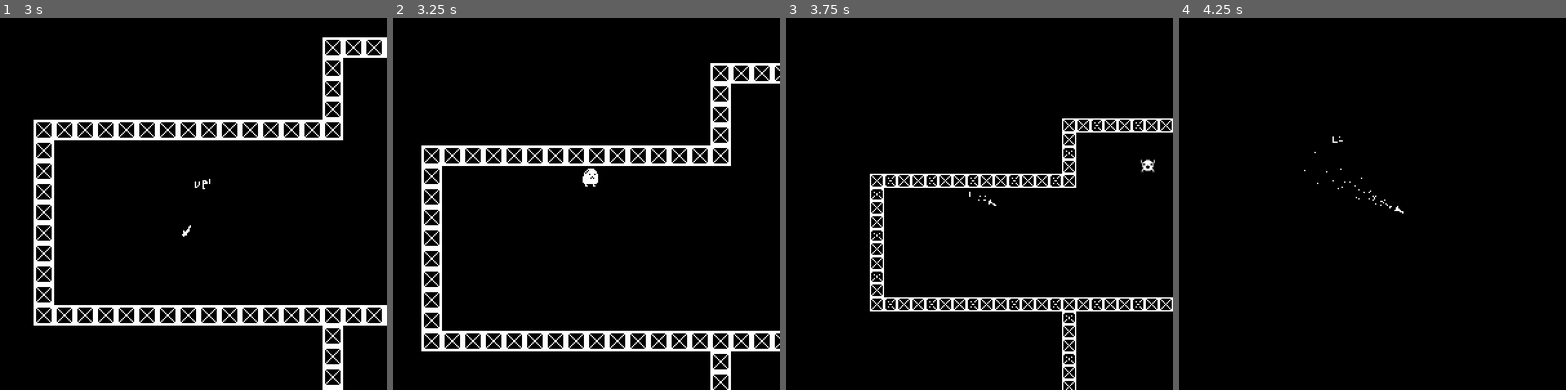
Above: before the commit, frames 1-4 (left to right).
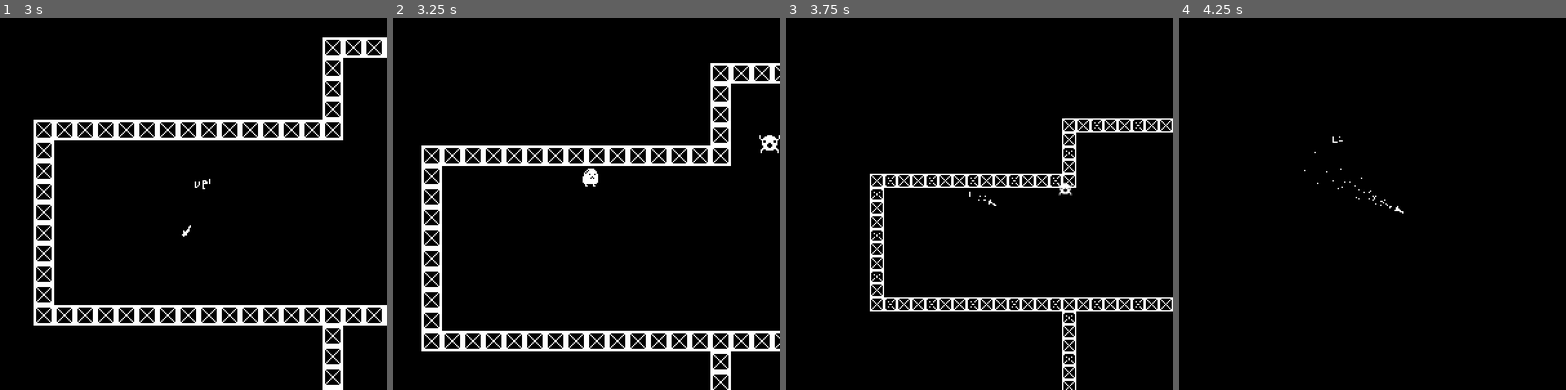
Above: after the commit, the same moments.

Repository: theowiik/PITCH-BLACK
Game: Godot game, scene res://scenes/Game.tscn
Same seed, same stepped clock (60 frames per second), same inputs: the game is played once before the commit and once after it.
Inputs (mouse positions are in pixels of both pictures, inside the frame that each line leads up to):
- Up to frame 1 (3 s): move the mouse to (278, 177) at 0.52 s; hold D (right) 0.53-1.28 s; right-click (278, 177) at 0.6 s; move the mouse to (116, 215) at 1.27 s; hold S (down) 1.28-2.03 s; click (116, 215) at 1.35 s; move the mouse to (232, 111) at 2.02 s; hold D (right) 2.03-2.78 s; right-click (232, 111) at 2.1 s; move the mouse to (174, 274) at 2.77 s; hold W (up) from 2.78 s (still down); click (174, 274) at 2.85 s
- Up to frame 2 (3.25 s): keep holding W (up)
- Up to frame 3 (3.75 s): move the mouse to (1095, 256) at 3.52 s; release W (up) at 3.53 s; hold A (left) from 3.53 s (still down); right-click (1095, 256) at 3.6 s
- Up to frame 4 (4.25 s): keep holding A (left); tap X (debug) at 4.15 s

Frame 1 is identical in both runs. In frame 2, 0.1% of the frame differs, in the area x 94-100%, y 31-37%; in frame 3, 0.2%, in the area x 70-96%, y 38-48%; in frame 4, nothing differs.

Commit message:
get path after certain interval

Diff:
--- a/project.godot
+++ b/project.godot
@@ -24,6 +24,11 @@
 "language": "GDScript",
 "path": "res://scripts/Enemy.gd"
 }, {
+"base": "Node2D",
+"class": "LevelTemplate",
+"language": "GDScript",
+"path": "res://scripts/LevelTemplate.gd"
+}, {
 "base": "Area2D",
 "class": "Projectile",
 "language": "GDScript",
@@ -38,6 +43,7 @@
 "Actor": "",
 "Cutscene": "",
 "Enemy": "",
+"LevelTemplate": "",
 "Projectile": "",
 "Rocket": ""
 }
--- a/scenes/actors/Enemy.tscn
+++ b/scenes/actors/Enemy.tscn
@@ -48,4 +48,8 @@
 anims/chocked = SubResource( 1 )
 
 [node name="Navigation2D" type="Navigation2D" parent="." index="5"]
+
+[node name="NavigationRate" type="Timer" parent="." index="6"]
+wait_time = 0.2
+one_shot = true
 [connection signal="timeout" from="RevealTime" to="." method="_on_RevealTime_timeout"]
--- a/scenes/levels/LevelTemplate.tscn
+++ b/scenes/levels/LevelTemplate.tscn
@@ -1,8 +1,10 @@
-[gd_scene load_steps=2 format=2]
+[gd_scene load_steps=3 format=2]
 
 [ext_resource path="res://tile_set/tile_set.tres" type="TileSet" id=1]
+[ext_resource path="res://scripts/LevelTemplate.gd" type="Script" id=2]
 
 [node name="LevelTemplate" type="Node2D"]
+script = ExtResource( 2 )
 
 [node name="Spawn" type="Position2D" parent="."]
 
--- a/scripts/Enemy.gd
+++ b/scripts/Enemy.gd
@@ -1,6 +1,8 @@
 extends "res://scripts/Actor.gd"
 
 class_name Enemy
+
+signal request_path
 
 var player: Actor
 var detected: bool = false
@@ -17,13 +19,10 @@
 	if player == null || not chasing || chocked:
 		return
 
-	if Input.is_action_just_pressed("debug2"):
-		print("yooo")
-		# temp
-		var nav: Navigation2D = get_node("../Navigation2D")
-		path = nav.get_simple_path(global_position, player.global_position)
+	if ($NavigationRate.is_stopped()):
+		emit_signal("request_path", global_position, player.global_position, self)
+		$NavigationRate.start()
 
-	# move_and_slide(global_position.direction_to(player.global_position) * movement_speed)
 	move_along_path(movement_speed * delta)
 
 # From GDQuest
--- a/scripts/Game.gd
+++ b/scripts/Game.gd
@@ -61,6 +61,12 @@
 	# Enemies
 	for enemy in get_tree().get_nodes_in_group("enemies"):
 		enemy.player = player
+		enemy.connect("request_path", self, "on_request_path")
+
+func on_request_path(from: Vector2, to: Vector2, who: Enemy) -> void:
+	var level: LevelTemplate = $Level.get_child(0)
+	var nav: Navigation2D = level.get_navigation()
+	who.path = nav.get_simple_path(from, to)
 
 func _unhandled_input(event: InputEvent) -> void:
 	if event.is_action_pressed("debug"):
--- /dev/null
+++ b/scripts/LevelTemplate.gd
@@ -0,0 +1,7 @@
+extends Node2D
+
+class_name LevelTemplate
+
+func get_navigation() -> Navigation2D:
+	var nav: Navigation2D = $Navigation2D
+	return nav
